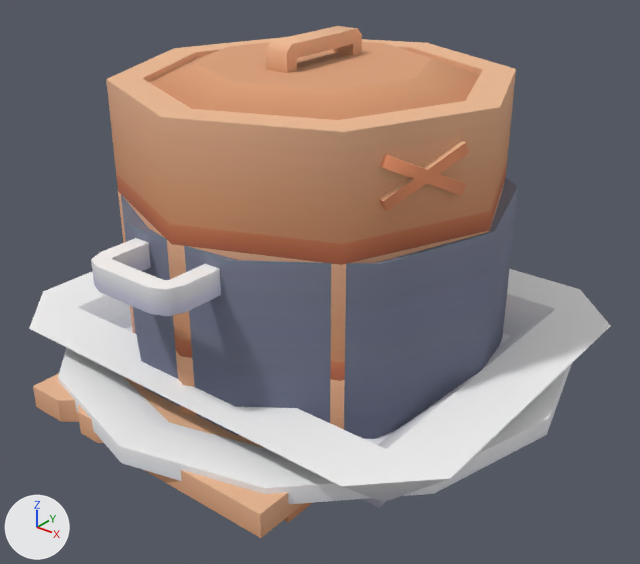
Renders of the glTF model places/dress/izakaya.glb from each side of a commit.
One viewpoint serves both versions: a 50 mm camera at (0.87, -1.077, 0.851) aimed at (0.034, -0.033, 0.203). Lighting does not change. The marker at lower left points along +X, +Y and +Z. The picture after the commit comes second. Where no turn or scale is listed for an object, it has been applied to the vertices.

Names of what the first picture shows: 'cutting-board-japanese', 'layer', 'layer.001', 'layer.002', 'lid', 'plate-rectangle', 'plate.001', 'pot-stew'.
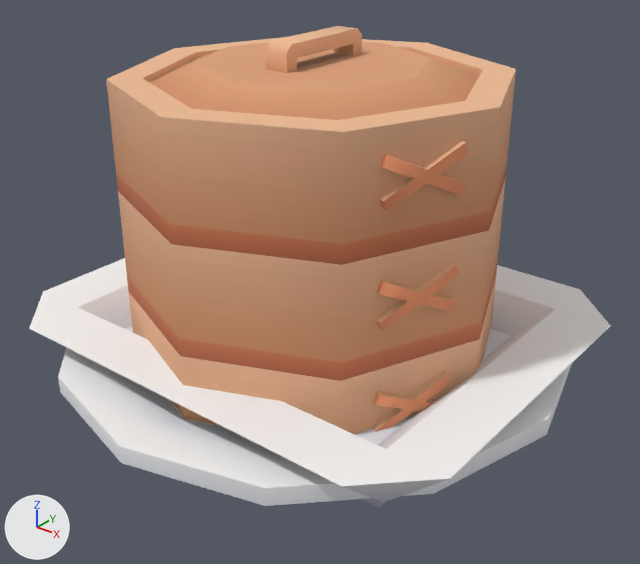
Changed parts and their boxes (x1, y1, x2, y2) in the pictures (640 x 564 px):
'pot-stew', deleted (blue): before (91, 178, 518, 439)
'cutting-board-japanese', deleted (brown): before (33, 373, 312, 538)
'layer.002', unchanged, uncovered by the edit: (118, 177, 506, 381) in both
'layer', unchanged, uncovered by the edit: before (130, 305, 345, 429); after (129, 277, 496, 435)

The change in detail:
Object 'cutting-board-japanese' (ob_cutting_board_japanese) is deleted.
Object 'pot-stew' (ob_pot_stew) is deleted.
